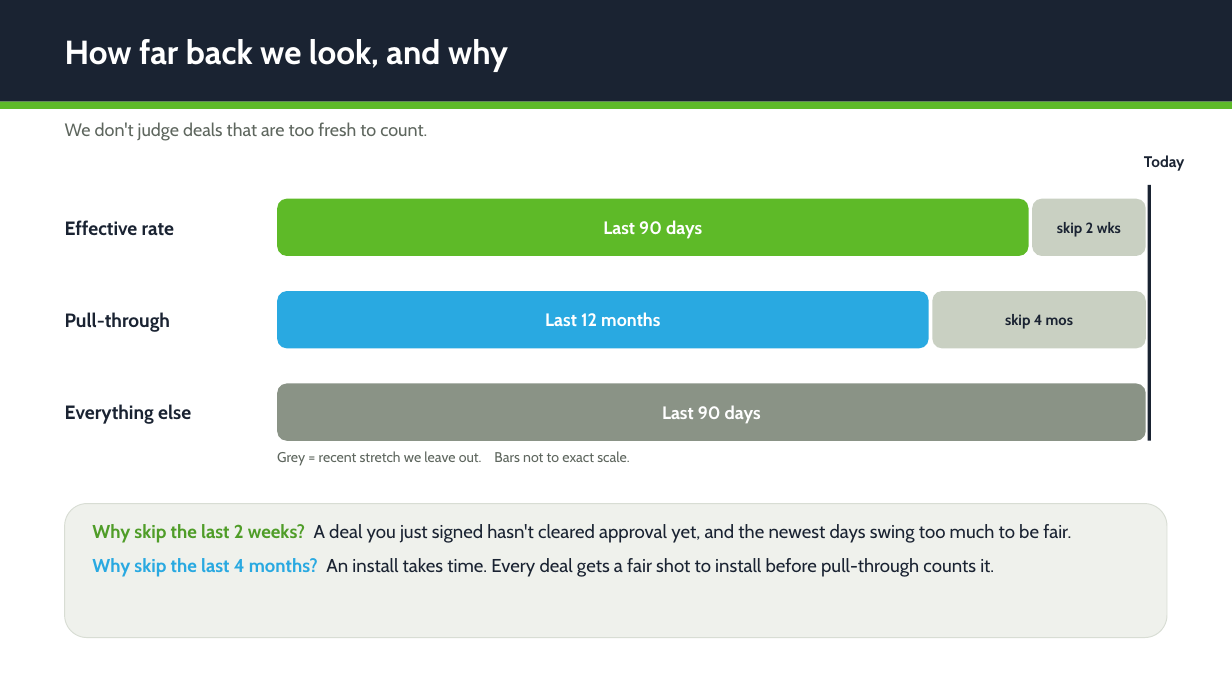
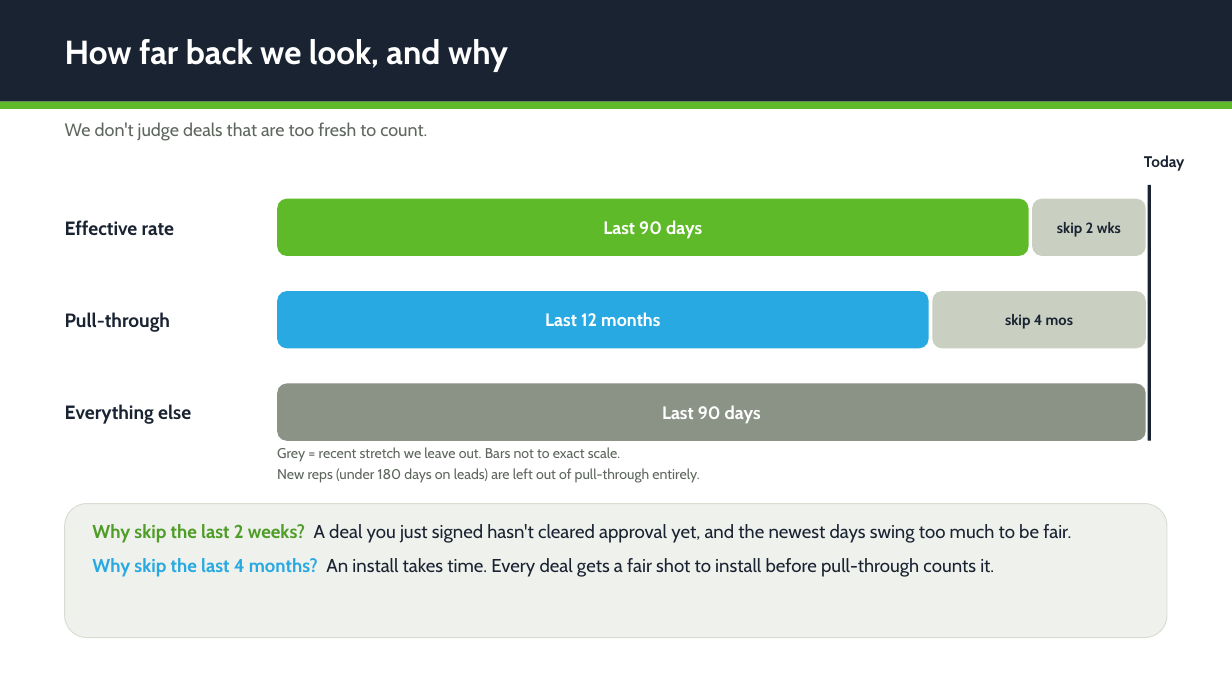
Before and after one commit to dpenn1000/SalesResourcePage, a slide deck: slide 10 of management/viper-ranking-overview.pptx. Drawn at 1232x693 pixels with LibreOffice and Linux fonts; fonts in the diff are those of the drawing. Boxes give left, top, right and bottom in pixels: in the first picture for what was removed or moved away, otherwise in the second. Text is boxed around its words. In the diff, an @@ line names an element or a change of style, - is before the commit and + after.

```diff
--- a/management/viper-ranking-overview.pptx
+++ b/management/viper-ranking-overview.pptx
@@ text at [277, 447, 620, 462]: more space between paragraphs @@
@@ text at [277, 468, 699, 483]: paragraph added @@
+New reps (under 180 days on leads) are left out of pull-through entirely.
```
Also in this commit, not shown: 4 other slides changed, 1 slide removed, 1 other file.
